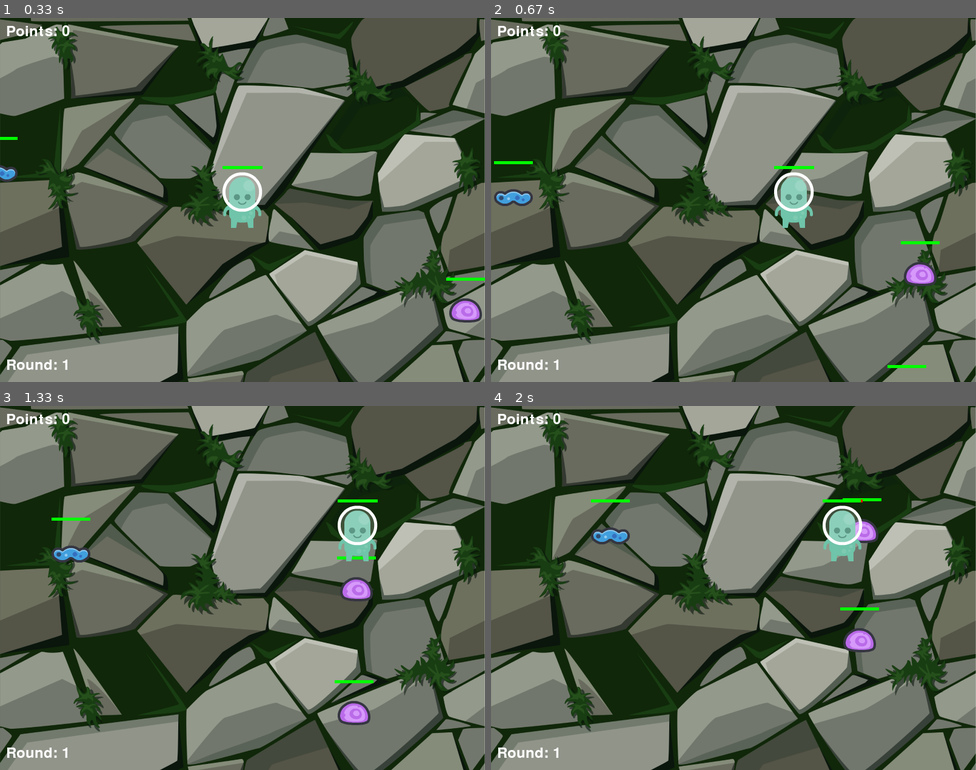
Above: before the commit, frames 1-4 (two rows, left to right).
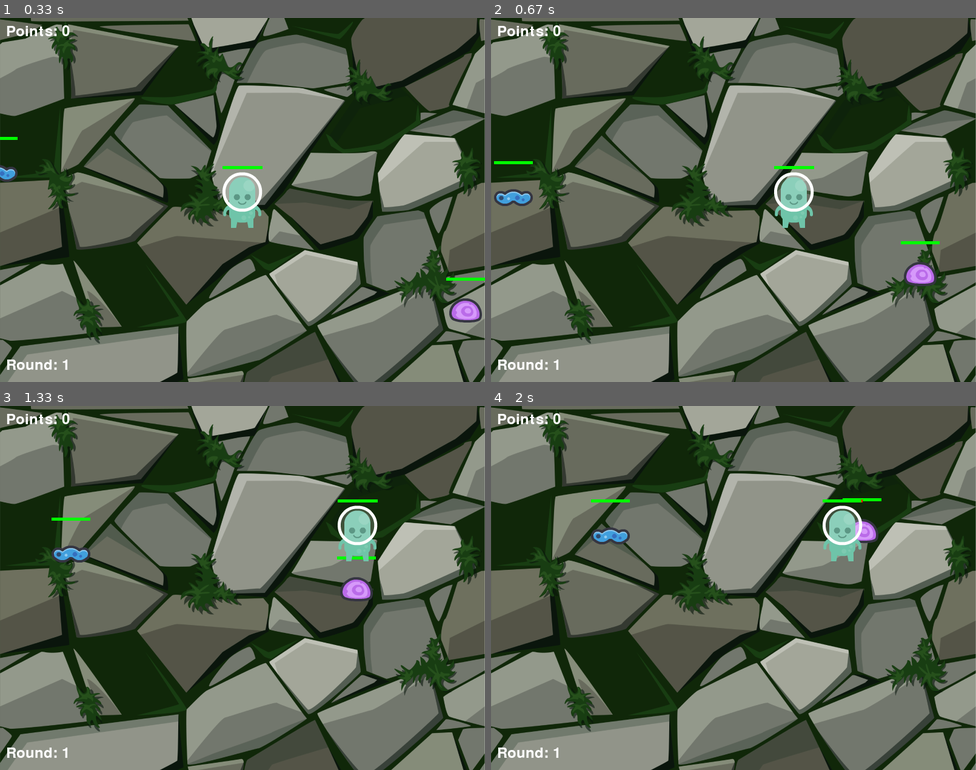
Above: after the commit, the same moments.

Repository: EdvinElevNTI/PyGame-game-creation
Game: pygame game, started from main.py
The game is run twice, just before and just after one commit, with the same random seed, the same clock (stepped at 60 frames per second) and the same inputs.
Inputs:
- Up to frame 1 (0.33 s): no input
- Up to frame 2 (0.67 s): hold Right from 0.33 s (still down)
- Up to frame 3 (1.33 s): release Right at 0.8 s; hold Up 0.83-1.13 s; hold Right from 1.17 s (still down)
- Up to frame 4 (2 s): release Right at 1.63 s; hold Left from 1.67 s (still down)

Frame 1 is identical in both runs. In frame 2, less than 0.1% of the frame differs, in the area x 81-90%, y 95-97%; in frame 3, 0.4%, in the area x 69-77%, y 75-88%; in frame 4, 0.4%.

Commit message:
Add files via upload

Diff:
--- a/spawner.py
+++ b/spawner.py
@@ -1,46 +1,49 @@
-import pygame
 import random
-import time
 from enemy import Enemy
 
+# Keep track of amount of rounds
+round_num = 1
 
-
-round_num = 1
+# List of enemies to spawn on a new round
 current_enemies = []
 
+# Decide what enemies to spawn (add to list)
 def spawn_enemies():
-    # Calculate the amount of enemies
-    # amount_of_enemies = round_num*2 + 1
-    amount_of_enemies = (round_num*3)//2 + 2
-
-    # Spawn at least round_num - 1 of Enemy1, max amount_of_enemies - 1
-    # Spawn the rest as Enemy2
-    spawn_e1 = random.randint(1, amount_of_enemies-1)
-    spawn_e2 = amount_of_enemies - spawn_e1
+    # Calculate the amount of enemies (2, 4, 5, 7, 8, 10, ...)
+    amount_of_enemies = (round_num*3)//2 + 1
 
     # Every 3rd round: Spawn boss
     if round_num % 3 == 0:
         # Enemy(x, y, img, hp, dmg, speed)
-        current_enemies.append(Enemy(0, 0, "boss.png", 800, 35, 3.5))
+        current_enemies.append(Enemy(0, 0, "boss.png", 800, 30, 3.5))
 
-    # Add Enemy1 and Enemy2 to current_enemies
+        # decrease amount of enemies that spawn this round
+        amount_of_enemies //= 2
+
+    # Randomize the amount of each enemy
+    spawn_e1 = random.randint(1, amount_of_enemies-1)
+    spawn_e2 = amount_of_enemies - spawn_e1
+
+    # Add enemy1 to current_enemies with randomized position
     for i in range(spawn_e1):
         x = random.randint(-100, 1000-50)  # random x position
         y = random.randint(-100, 800-50)  # random y position
 
         # Enemy(x, y, img, hp, dmg, speed)
-        current_enemies.append(Enemy(x, y, "enemy1.png", 150, 10, 3))
+        current_enemies.append(Enemy(x, y, "enemy1.png", 150, 7.5, 3))
 
+    # Add enemy2 to current_enemies with randomized position
     for i in range(spawn_e2):
         x = random.randint(-100, 1000-50)  # random x position
         y = random.randint(-100, 1000-50)  # random y position
-        current_enemies.append(Enemy(x, y, "enemy2.png", 250, 20, 2))
+        current_enemies.append(Enemy(x, y, "enemy2.png", 250, 15, 2))
 
-
+# Update current_enemeis to only include objects with alive = True
 def remove_dead_enemies():
     global current_enemies
     current_enemies = [e for e in current_enemies if e.alive]
 
+# Increase round num with 1, decide what enemies to spawn
 def next_round():
     global round_num
     round_num += 1
